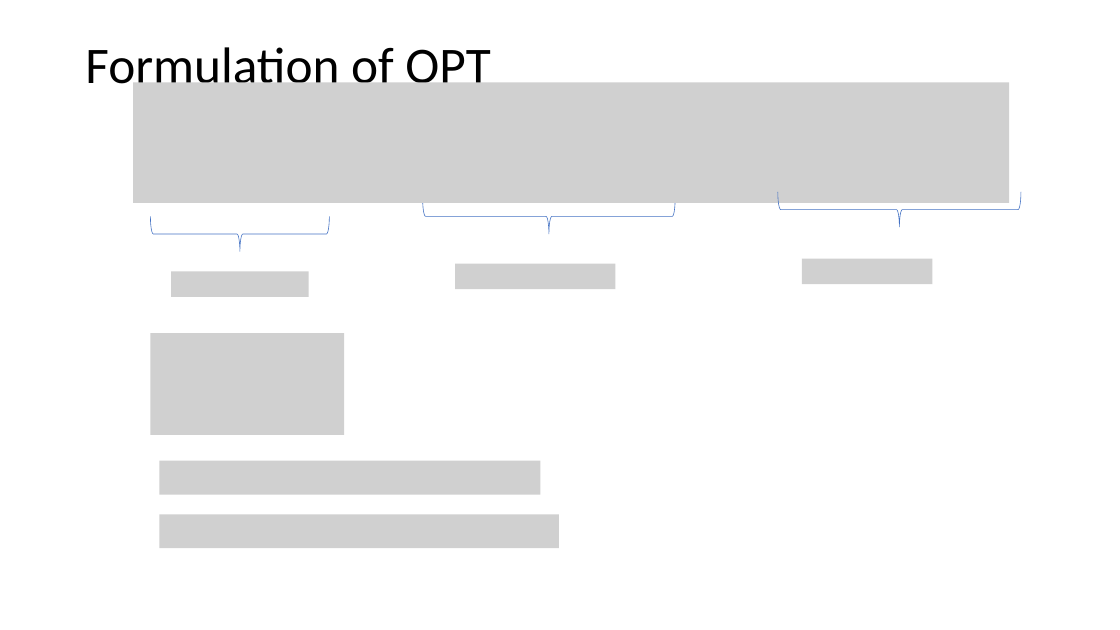
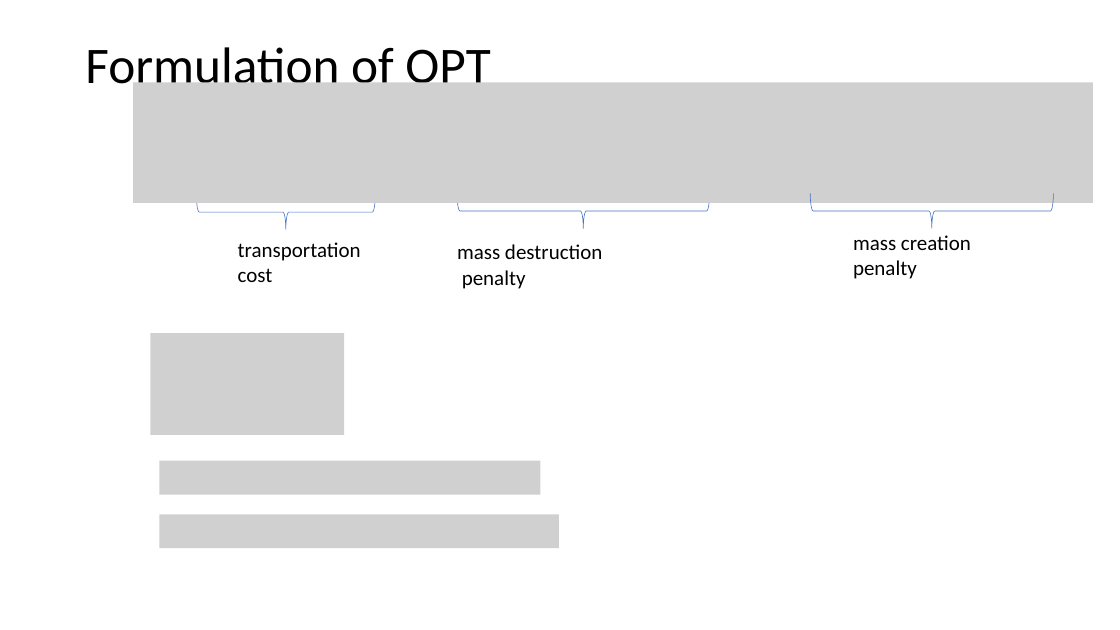
Before and after one commit to yikun-baio/sliced_opt, a slide deck: slide 7 of Sliced Optimal Partial Transport/OPT_Yikun.pptx. Drawn at 1120x630 pixels with LibreOffice and Linux fonts; fonts in the diff are those of the drawing; grey boxes stand for pictures. Boxes give left, top, right and bottom in pixels: in the first picture for what was removed or moved away, otherwise in the second. Text is boxed around its words. In the diff, an @@ line names an element or a change of style, - is before the commit and + after.

```diff
--- a/Sliced Optimal Partial Transport/OPT_Yikun.pptx
+++ b/Sliced Optimal Partial Transport/OPT_Yikun.pptx
@@ picture: place and size @@
-picture at (134,82,1010,202)
+picture at (134,82,1094,202)
@@ right brace: place and size @@
-right brace at (151,216,330,252)
+right brace at (196,195,375,230)
@@ right brace: place and size @@
-right brace at (422,199,675,234)
+right brace at (457,194,710,229)
@@ right brace: place and size @@
-right brace at (778,192,1021,227)
+right brace at (810,193,1053,228)
@@ text added at (853,235,971,279), 18 pt, text #000000 @@
+mass creation
+penalty
@@ text added at (238,242,361,282), 18 pt, text #000000 @@
+transportation
+cost
@@ picture removed at (455,264,616,289) @@
@@ text added at (457,244,602,289), 18 pt, text #000000 @@
+mass destruction
+penalty
@@ picture removed at (802,259,933,284) @@
@@ picture removed at (171,271,309,297) @@
```
Also in this commit, not shown: 1 other slide changed, 3 slides added, 4 other files.
